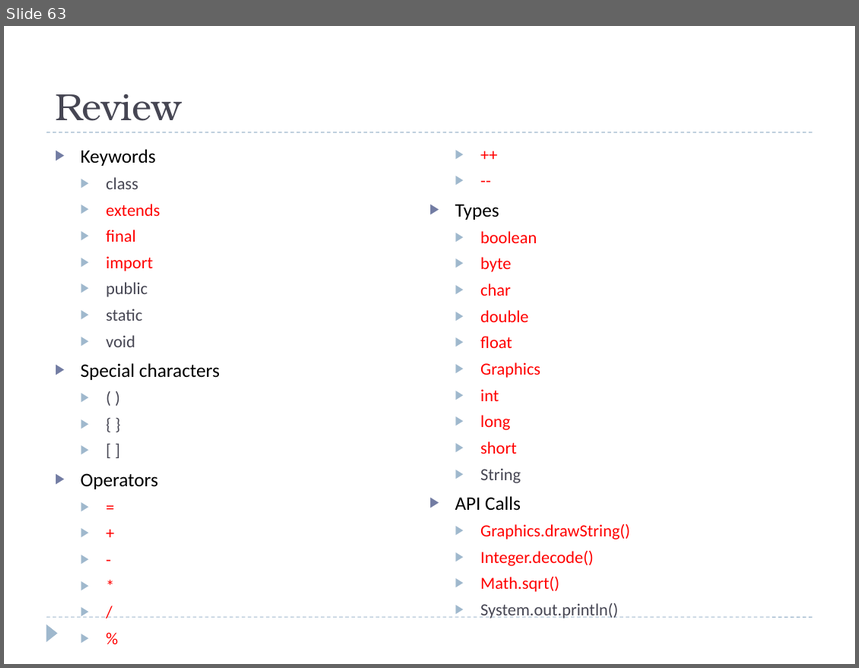
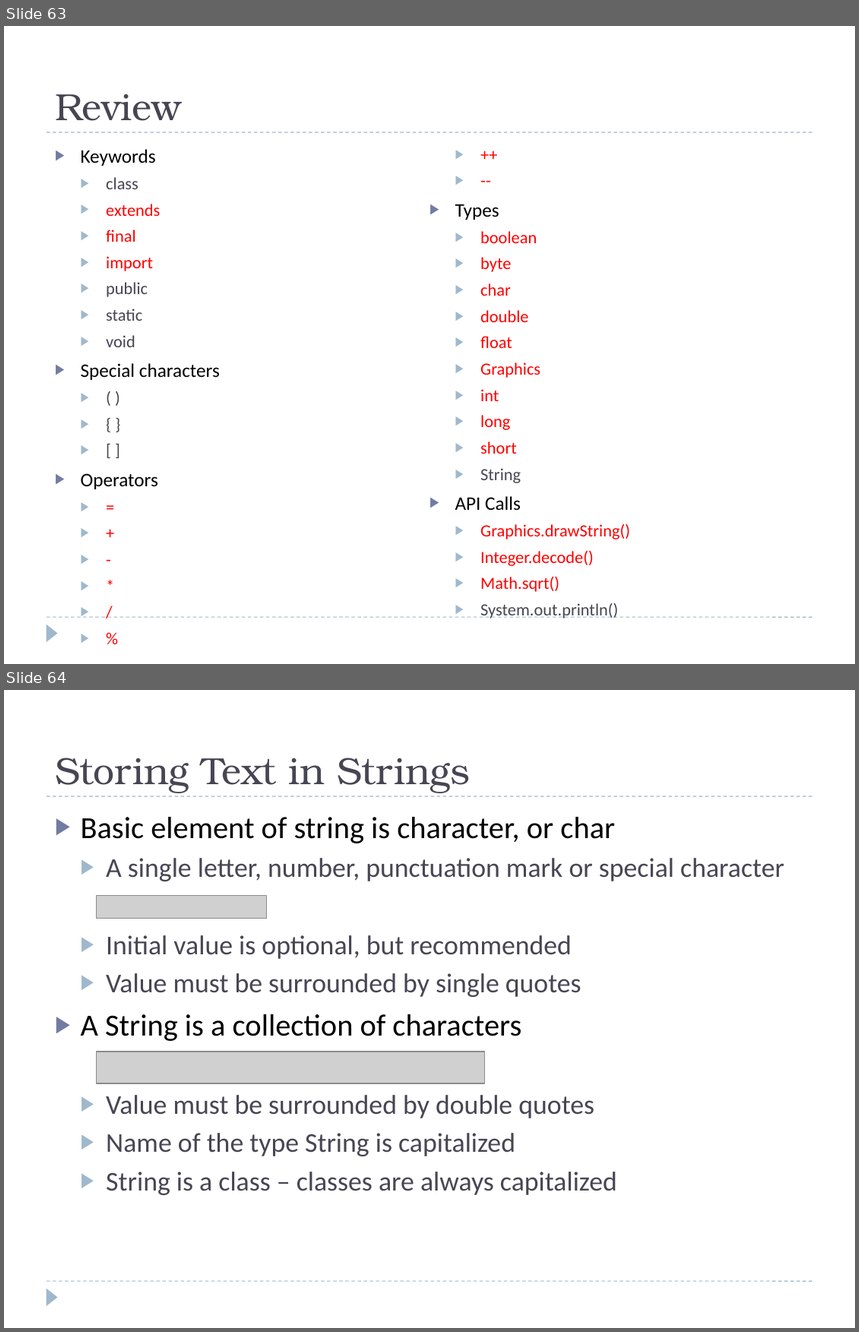
Before and after one commit to bcraig108/JavaClass_2013_Summer, a slide deck: Introduction to Java Programming.pptx. Shown one above the other, each under a label of ours: slide 63 before the commit, slides 63 and 64 after it. The pictures are 859x668 and 859x1332 pixels, drawn with LibreOffice and Linux fonts; fonts in the diff are those of the drawing; grey boxes stand for pictures; background and template pictures are left out. Boxes give left, top, right and bottom in pixels: in the first picture for what was removed or moved away, otherwise in the second. Text is boxed around its words. In the diff, an @@ line names an element or a change of style, - is before the commit and + after.

Commit message:
String Chapter with examples

```diff
--- a/Introduction to Java Programming.pptx
+++ b/Introduction to Java Programming.pptx
@@ slide 64 added at (4, 690, 855, 1328), background #FFFFFF; not listed: 3 template elements that a slide beside it also shows @@
@@ title added at (55, 758, 470, 793), 32 pt, text #464653 @@
+Storing Text in Strings
@@ text added at (81, 817, 785, 1195), 23 pt, text #464653 @@
+▶ Basic element of string is character, or char
+  ▶ A single letter, number, punctuation mark or special character
+  ▶ Initial value is optional, but recommended
+  ▶ Value must be surrounded by single quotes
+▶ A String is a collection of characters
+  ▶ Value must be surrounded by double quotes
+  ▶ Name of the type String is capitalized
+  ▶ String is a class – classes are always capitalized
@@ picture added at (96, 896, 266, 919) @@
@@ picture added at (96, 1052, 484, 1084) @@
```
Also in this commit, not shown: 1 slide changed, 11 other slides added, 4 other files.
